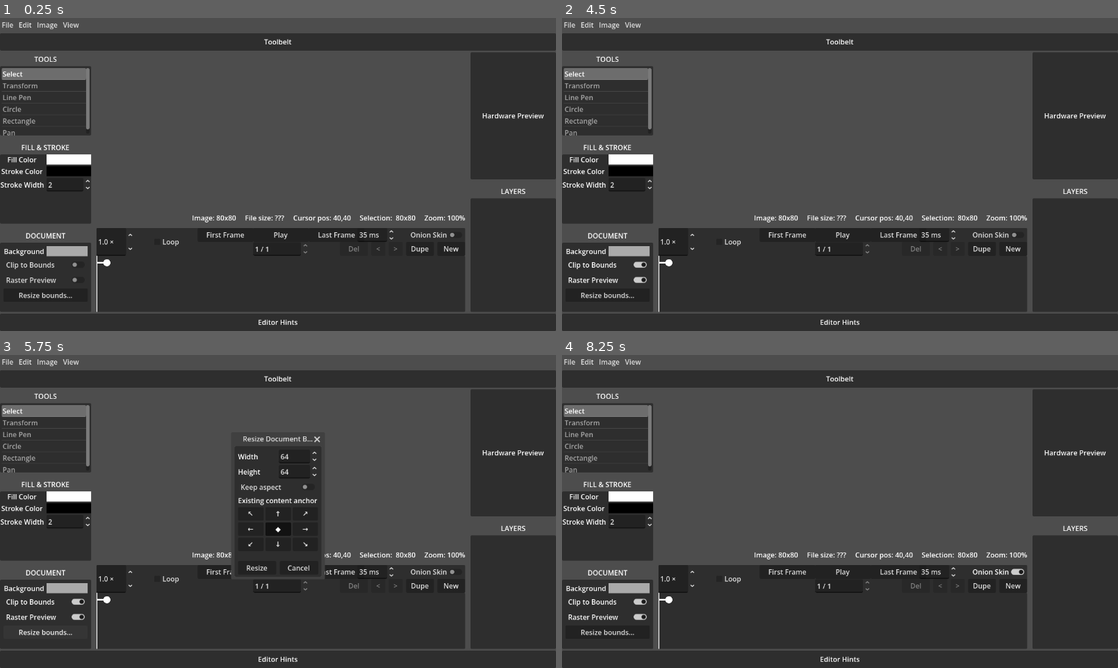
Above: before the commit, frames 1-4 (two rows, left to right).
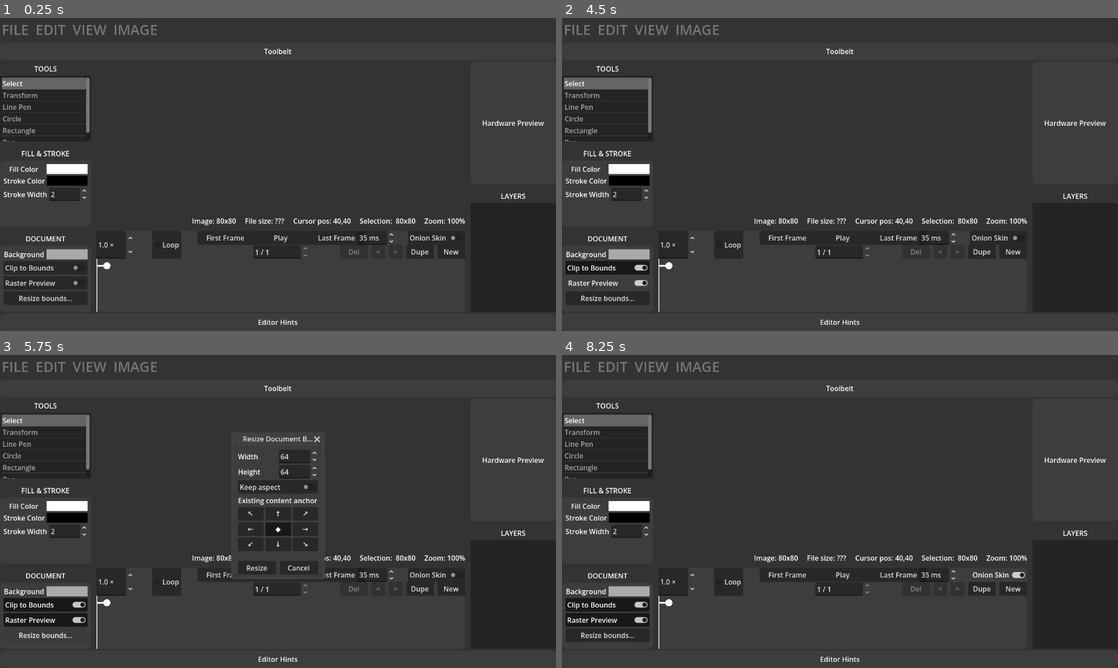
Above: after the commit, the same moments.

Repository: erlog135/Ripple
Game: Godot game, scene res://scenes/Editor.tscn
Same seed, same stepped clock (60 frames per second), same inputs: the game is played once before the commit and once after it.
Inputs:
- Up to frame 1 (0.25 s): no input
- Up to frame 2 (4.5 s): click "Play" at 0.5 s; click "Play" at 1.25 s; click "New" at 2 s; click "New" at 2.75 s; click "Clip to Bounds" at 3.5 s; click "Raster Preview" at 4.25 s
- Up to frame 3 (5.75 s): click "Resize bounds..." at 5 s
- Up to frame 4 (8.25 s): click "Loop" at 5.75 s; click "Last Frame" at 6.5 s; click "First Frame" at 7.25 s; click "Onion Skin" at 8 s

The runs differ from the first frame. In frame 1, 49% of the frame differs, in the area x 0-100%, y 0-95%; in frame 2, 49%; in frame 3, 42%; in frame 4, 49%.

Commit message:
a little bit of theming

Diff:
--- /dev/null
+++ b/data/RippleTheme.tres
@@ -0,0 +1,111 @@
+[gd_resource type="Theme" format=3 uid="uid://xul3pyrmfmu8"]
+
+[sub_resource type="StyleBoxFlat" id="StyleBoxFlat_6pvge"]
+content_margin_left = 4.0
+content_margin_top = 4.0
+content_margin_right = 4.0
+content_margin_bottom = 4.0
+bg_color = Color(0.1, 0.1, 0.1, 0.3)
+corner_radius_top_left = 3
+corner_radius_top_right = 3
+corner_radius_bottom_right = 3
+corner_radius_bottom_left = 3
+corner_detail = 5
+
+[sub_resource type="StyleBoxFlat" id="StyleBoxFlat_1mwwj"]
+content_margin_left = 4.0
+content_margin_top = 4.0
+content_margin_right = 4.0
+content_margin_bottom = 4.0
+bg_color = Color(1, 1, 1, 0.75)
+draw_center = false
+border_width_left = 2
+border_width_top = 2
+border_width_right = 2
+border_width_bottom = 2
+corner_radius_top_left = 3
+corner_radius_top_right = 3
+corner_radius_bottom_right = 3
+corner_radius_bottom_left = 3
+corner_detail = 5
+expand_margin_left = 2.0
+expand_margin_top = 2.0
+expand_margin_right = 2.0
+expand_margin_bottom = 2.0
+
+[sub_resource type="StyleBoxFlat" id="StyleBoxFlat_6d4lk"]
+content_margin_left = 4.0
+content_margin_top = 4.0
+content_margin_right = 4.0
+content_margin_bottom = 4.0
+bg_color = Color(0.225, 0.225, 0.225, 0.6)
+corner_radius_top_left = 3
+corner_radius_top_right = 3
+corner_radius_bottom_right = 3
+corner_radius_bottom_left = 3
+corner_detail = 5
+
+[sub_resource type="StyleBoxFlat" id="StyleBoxFlat_gj0s3"]
+content_margin_left = 4.0
+content_margin_top = 4.0
+content_margin_right = 4.0
+content_margin_bottom = 4.0
+bg_color = Color(0.1, 0.1, 0.1, 0.6)
+corner_radius_top_left = 3
+corner_radius_top_right = 3
+corner_radius_bottom_right = 3
+corner_radius_bottom_left = 3
+corner_detail = 5
+
+[sub_resource type="StyleBoxFlat" id="StyleBoxFlat_l3vdu"]
+content_margin_left = 4.0
+content_margin_top = 4.0
+content_margin_right = 4.0
+content_margin_bottom = 4.0
+bg_color = Color(0, 0, 0, 0.6)
+corner_radius_top_left = 3
+corner_radius_top_right = 3
+corner_radius_bottom_right = 3
+corner_radius_bottom_left = 3
+corner_detail = 5
+
+[sub_resource type="StyleBoxFlat" id="StyleBoxFlat_4spe3"]
+content_margin_left = 0.0
+content_margin_top = 0.0
+content_margin_right = 0.0
+content_margin_bottom = 0.0
+bg_color = Color(0.23921569, 0.23921569, 0.23921569, 1)
+corner_radius_top_left = 10
+corner_radius_top_right = 10
+corner_radius_bottom_right = 10
+corner_radius_bottom_left = 10
+corner_detail = 5
+
+[resource]
+Button/colors/font_color = Color(0.875, 0.875, 0.875, 1)
+Button/colors/font_disabled_color = Color(0.875, 0.875, 0.875, 0.5)
+Button/colors/font_focus_color = Color(0.95, 0.95, 0.95, 1)
+Button/colors/font_hover_color = Color(0.95, 0.95, 0.95, 1)
+Button/colors/font_hover_pressed_color = Color(1, 1, 1, 1)
+Button/colors/font_outline_color = Color(0, 0, 0, 1)
+Button/colors/font_pressed_color = Color(1, 1, 1, 1)
+Button/colors/icon_disabled_color = Color(1, 1, 1, 0.4)
+Button/colors/icon_focus_color = Color(1, 1, 1, 1)
+Button/colors/icon_hover_color = Color(1, 1, 1, 1)
+Button/colors/icon_hover_pressed_color = Color(1, 1, 1, 1)
+Button/colors/icon_normal_color = Color(1, 1, 1, 1)
+Button/colors/icon_pressed_color = Color(1, 1, 1, 1)
+Button/constants/align_to_largest_stylebox = 0
+Button/constants/h_separation = 4
+Button/constants/icon_max_width = 0
+Button/constants/outline_size = 0
+Button/styles/disabled = SubResource("StyleBoxFlat_6pvge")
+Button/styles/focus = SubResource("StyleBoxFlat_1mwwj")
+Button/styles/hover = SubResource("StyleBoxFlat_6d4lk")
+Button/styles/normal = SubResource("StyleBoxFlat_gj0s3")
+Button/styles/pressed = SubResource("StyleBoxFlat_l3vdu")
+MenuBar/colors/font_color = Color(0.4627451, 0.4627451, 0.4627451, 1)
+MenuBar/colors/font_hover_color = Color(1, 1, 1, 1)
+MenuBar/constants/h_separation = 8
+MenuBar/font_sizes/font_size = 32
+Panel/styles/panel = SubResource("StyleBoxFlat_4spe3")
--- a/managers/menu_schema.gd
+++ b/managers/menu_schema.gd
@@ -46,7 +46,7 @@
 
 func _build_menu_data() -> Dictionary:
 	return {
-		"File": [
+		"FILE": [
 			{
 				"id": "file_new",
 				"type": "action",
@@ -99,7 +99,7 @@
 				"label": "Export Sequence as GIF...",
 			},
 		],
-		"Edit": [
+		"EDIT": [
 			{
 				"id": "edit_undo",
 				"type": "action",
@@ -150,14 +150,7 @@
 				"label": "Deselect",
 			},
 		],
-		"Image": [
-			{
-				"id": "image_resize",
-				"type": "action",
-				"label": "Resize Document Bounds...",
-			},
-		],
-		"View": [
+		"VIEW": [
 			{
 				"id": "view_raster",
 				"type": "checkbox",
@@ -213,4 +206,11 @@
 				"label": "Validate Line Angles",
 			},
 		],
+		"IMAGE": [
+			{
+				"id": "image_resize",
+				"type": "action",
+				"label": "Resize Bounds...",
+			},
+		],
 	}
--- a/project.godot
+++ b/project.godot
@@ -48,6 +48,10 @@
 "res://scenes/": "green",
 "res://test/": "teal"
 }
+
+[gui]
+
+theme/custom="uid://xul3pyrmfmu8"
 
 [input]
 
@@ -136,3 +140,4 @@
 
 renderer/rendering_method="gl_compatibility"
 renderer/rendering_method.mobile="gl_compatibility"
+environment/defaults/default_clear_color=Color(0.2, 0.2, 0.2, 1)
--- a/scenes/interface/aux_windows/FillStrokeWindow.tscn
+++ b/scenes/interface/aux_windows/FillStrokeWindow.tscn
@@ -30,55 +30,62 @@
 grow_horizontal = 2
 grow_vertical = 2
 
-[node name="Options" type="VBoxContainer" parent="Panel" unique_id=319997352]
+[node name="MarginContainer" type="MarginContainer" parent="Panel" unique_id=2018676905]
 layout_mode = 1
 anchors_preset = 15
 anchor_right = 1.0
 anchor_bottom = 1.0
 grow_horizontal = 2
 grow_vertical = 2
+theme_override_constants/margin_left = 8
+theme_override_constants/margin_top = 8
+theme_override_constants/margin_right = 8
+theme_override_constants/margin_bottom = 8
 
-[node name="FillColor" type="HBoxContainer" parent="Panel/Options" unique_id=1408875895]
+[node name="Options" type="VBoxContainer" parent="Panel/MarginContainer" unique_id=319997352]
 layout_mode = 2
 
-[node name="Label" type="Label" parent="Panel/Options/FillColor" unique_id=1490989401]
+[node name="FillColor" type="HBoxContainer" parent="Panel/MarginContainer/Options" unique_id=1408875895]
+layout_mode = 2
+
+[node name="Label" type="Label" parent="Panel/MarginContainer/Options/FillColor" unique_id=1490989401]
 layout_mode = 2
 size_flags_horizontal = 3
 text = "Fill Color"
 horizontal_alignment = 1
 vertical_alignment = 1
 
-[node name="ColorRect" type="ColorRect" parent="Panel/Options/FillColor" unique_id=168975516]
+[node name="ColorRect" type="ColorRect" parent="Panel/MarginContainer/Options/FillColor" unique_id=168975516]
 layout_mode = 2
 size_flags_horizontal = 3
 color = Color(0.6666667, 0.6666667, 0.6666667, 1)
 
-[node name="StrokeColor" type="HBoxContainer" parent="Panel/Options" unique_id=1976280762]
+[node name="StrokeColor" type="HBoxContainer" parent="Panel/MarginContainer/Options" unique_id=1976280762]
 layout_mode = 2
 
-[node name="Label" type="Label" parent="Panel/Options/StrokeColor" unique_id=1579337994]
+[node name="Label" type="Label" parent="Panel/MarginContainer/Options/StrokeColor" unique_id=1579337994]
 layout_mode = 2
 size_flags_horizontal = 3
 text = "Stroke Color"
 horizontal_alignment = 1
 vertical_alignment = 1
 
-[node name="ColorRect" type="ColorRect" parent="Panel/Options/StrokeColor" unique_id=366528599]
+[node name="ColorRect" type="ColorRect" parent="Panel/MarginContainer/Options/StrokeColor" unique_id=366528599]
 layout_mode = 2
 size_flags_horizontal = 3
 color = Color(0, 0, 0, 1)
 
-[node name="StrokeWidth" type="HBoxContainer" parent="Panel/Options" unique_id=1421563024]
+[node name="StrokeWidth" type="HBoxContainer" parent="Panel/MarginContainer/Options" unique_id=1421563024]
 layout_mode = 2
 
-[node name="Label" type="Label" parent="Panel/Options/StrokeWidth" unique_id=636313195]
+[node name="Label" type="Label" parent="Panel/MarginContainer/Options/StrokeWidth" unique_id=636313195]
 layout_mode = 2
 size_flags_horizontal = 3
 text = "Stroke Width"
 horizontal_alignment = 1
 vertical_alignment = 1
 
-[node name="SpinBox" type="SpinBox" parent="Panel/Options/StrokeWidth" unique_id=551570525]
+[node name="SpinBox" type="SpinBox" parent="Panel/MarginContainer/Options/StrokeWidth" unique_id=551570525]
 layout_mode = 2
 size_flags_horizontal = 3
 max_value = 255.0
--- a/scenes/interface/aux_windows/document_properties_window.gd
+++ b/scenes/interface/aux_windows/document_properties_window.gd
@@ -38,8 +38,5 @@
 
 func _on_bg_color_selected(color: Color):
 
-	if color == GColor.CLEAR:
-		color = GColor.LIGHT_GRAY
-
 	bg_color_rect.color = color
 	EditorState.set_current_bg_color(color)
--- a/scenes/interface/aux_windows/fill_stroke_window.gd
+++ b/scenes/interface/aux_windows/fill_stroke_window.gd
@@ -1,9 +1,9 @@
 extends Control
 
 const COLOR_POPUP_SCENE := "res://scenes/interface/popups/ColorPopup.tscn"
-@onready var fill_rect: ColorRect = $Panel/Options/FillColor/ColorRect
-@onready var stroke_rect: ColorRect = $Panel/Options/StrokeColor/ColorRect
-@onready var stroke_width_spin: SpinBox = $Panel/Options/StrokeWidth/SpinBox
+@onready var fill_rect: ColorRect = $Panel/MarginContainer/Options/FillColor/ColorRect
+@onready var stroke_rect: ColorRect = $Panel/MarginContainer/Options/StrokeColor/ColorRect
+@onready var stroke_width_spin: SpinBox = $Panel/MarginContainer/Options/StrokeWidth/SpinBox
 
 var _syncing := false
 
Binary file changed: assets/icons/hide.png
Binary file changed: assets/icons/show.png
Not shown: 1 places in scenes/interface/CanvasArea.tscn that only renumber resources
